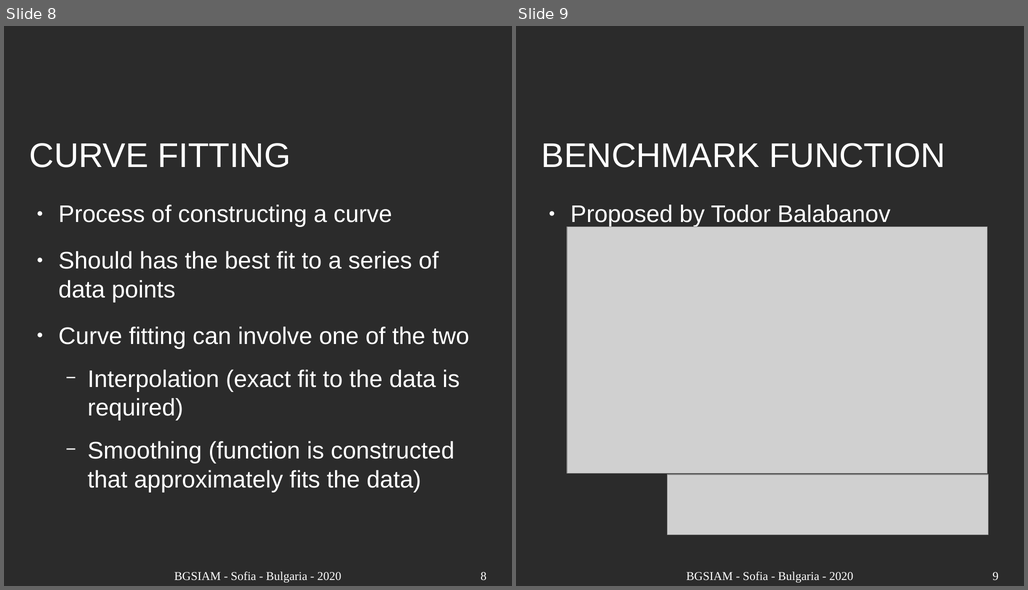
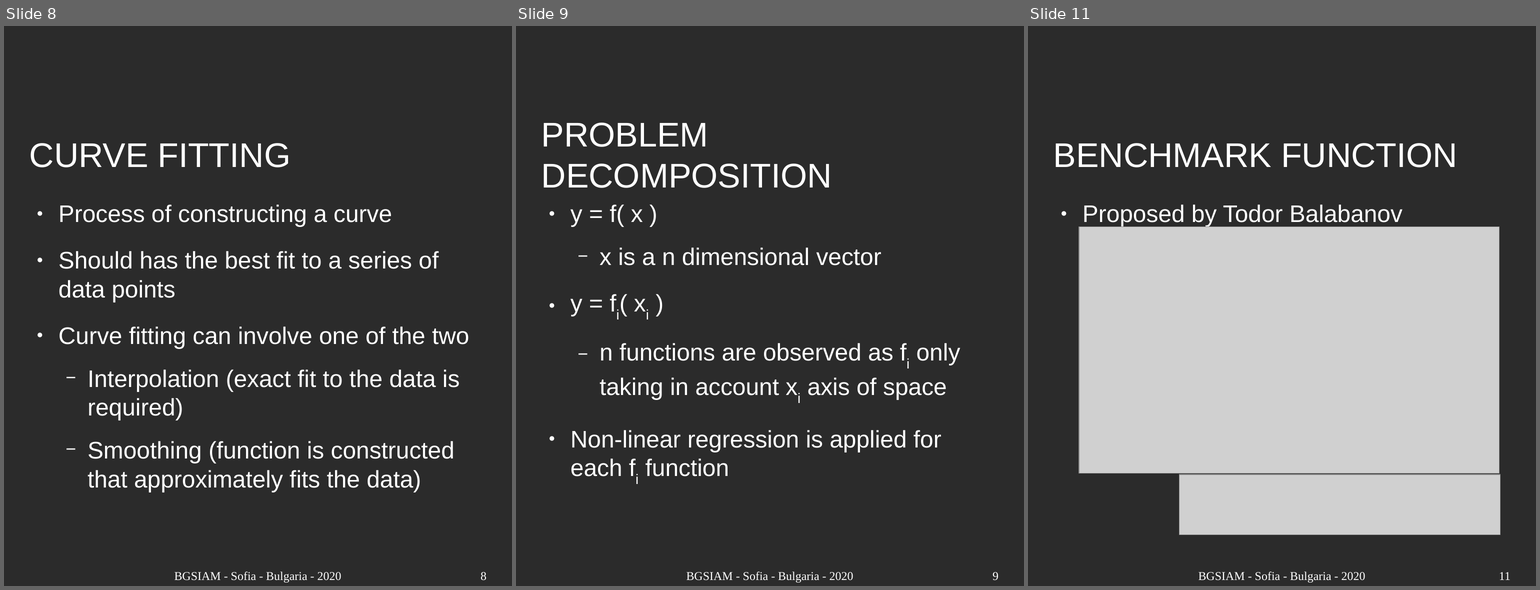
Before and after one commit to TodorBalabanov/BGSIAM20-Bulgaria-Section-of-SIAM-2020, a slide deck: Curve-Fitting-Motivated-Differential-Evolution-Mutation.odp. Shown side by side, each under a label of ours: slides 8 and 9 before the commit, slides 8, 9 and 11 after it; the slides between them are not shown. The pictures are 1028x590 and 1540x590 pixels, drawn with LibreOffice and Linux fonts; fonts in the diff are those of the drawing; grey boxes stand for pictures; background and template pictures are left out; a plain dark background stands for a picture behind light text. Boxes give left, top, right and bottom in pixels: in the first picture for what was removed or moved away, otherwise in the second. Text is boxed around its words. In the diff, an @@ line names an element or a change of style, - is before the commit and + after.

```diff
--- a/Curve-Fitting-Motivated-Differential-Evolution-Mutation.odp
+++ b/Curve-Fitting-Motivated-Differential-Evolution-Mutation.odp
@@ slide 9 added at <box>516,26,1024,586</box>, background picture (left out) @@
@@ title added at <box>542,122,832,188</box>, 40 pt, text #FFFFFF @@
+PROBLEM DECOMPOSITION
@@ text added at <box>570,204,960,476</box>, 28 pt, text #FFFFFF @@
+● y = f( x )
+  − x is a n dimensional vector
+● y = fi( xi )
+  − n functions are observed as fi only taking in account xi axis of space
+● Non-linear regression is applied for each fi function
@@ text added at <box>686,572,854,582</box>, 14 pt, text #FFFFFF @@
+BGSIAM - Sofia - Bulgaria - 2020
@@ page number added at <box>992,572,998,580</box>, 14 pt, text #FFFFFF @@
+9
@@ what was slide 9 is now slide 11 @@
@@ page number at <box>1499,572,1510,580</box>: text changed @@
-9
+11
```
Also in this commit, not shown: 1 other slide added.
